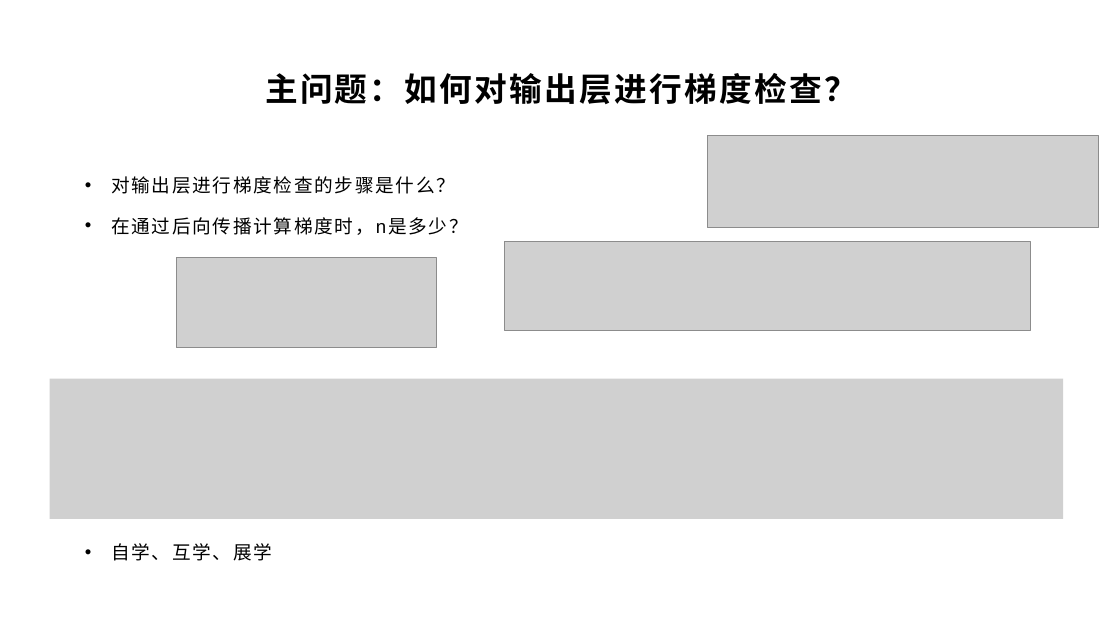
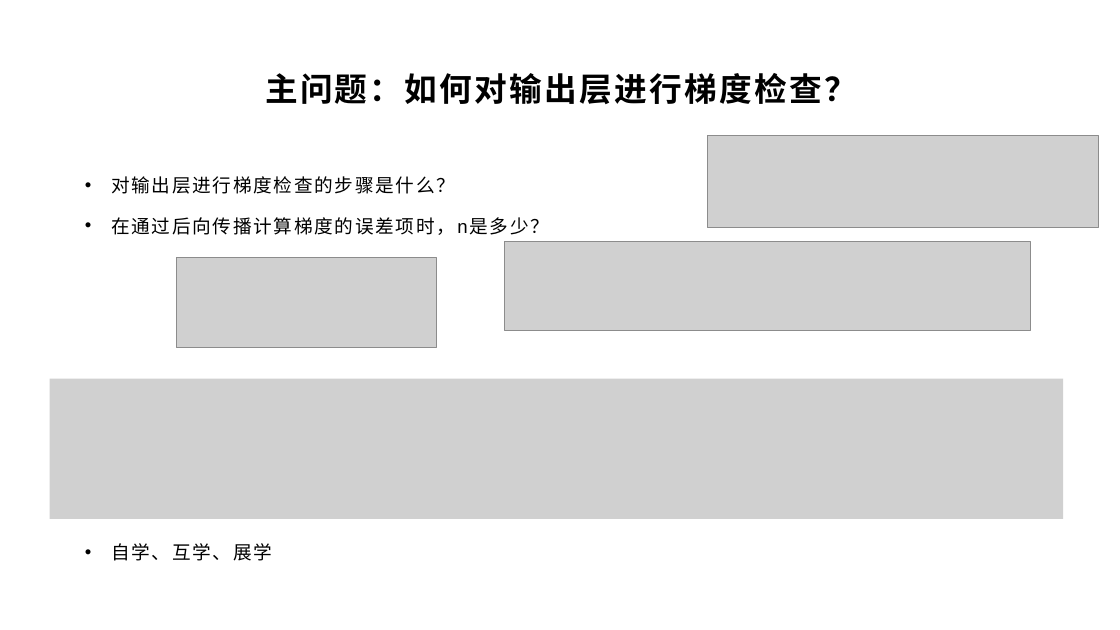
Before and after one commit to yyc-git/DeepLearningEdu, a slide deck: slide 15 of lessons/4_gradient_check/ppt/全连接层的梯度检查.pptx. Drawn at 1120x630 pixels with LibreOffice and Linux fonts; fonts in the diff are those of the drawing; grey boxes stand for pictures; background and template pictures are left out. Boxes give left, top, right and bottom in pixels: in the first picture for what was removed or moved away, otherwise in the second. Text is boxed around its words. In the diff, an @@ line names an element or a change of style, - is before the commit and + after.

```diff
--- a/lessons/4_gradient_check/ppt/全连接层的梯度检查.pptx
+++ b/lessons/4_gradient_check/ppt/全连接层的梯度检查.pptx
@@ text at (111, 217, 549, 235): text changed @@
-• 在通过后向传播计算梯度时，n是多少？
+• 在通过后向传播计算梯度的误差项时，n是多少？
```
Also in this commit, not shown: 2 other slides changed.
